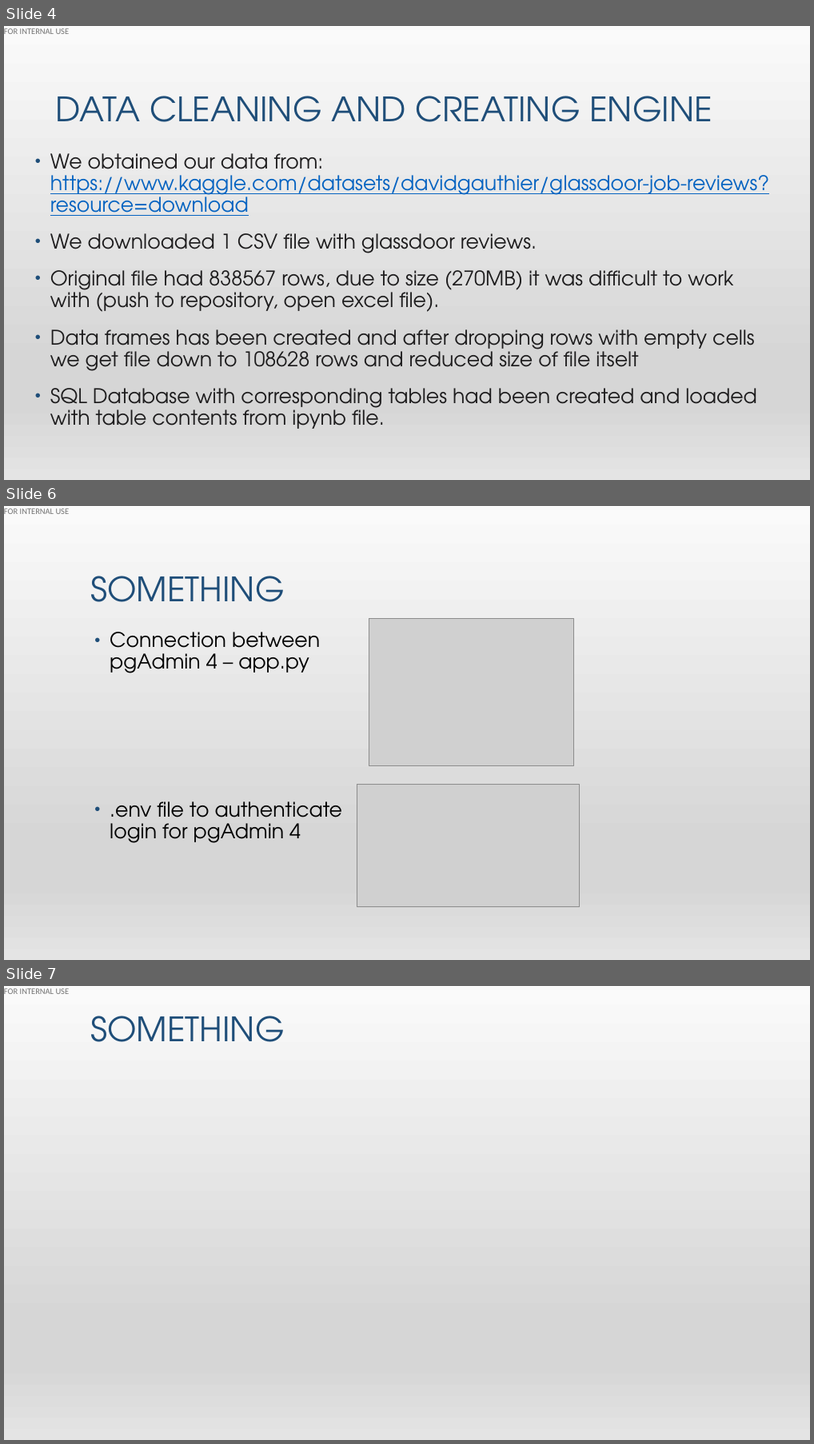
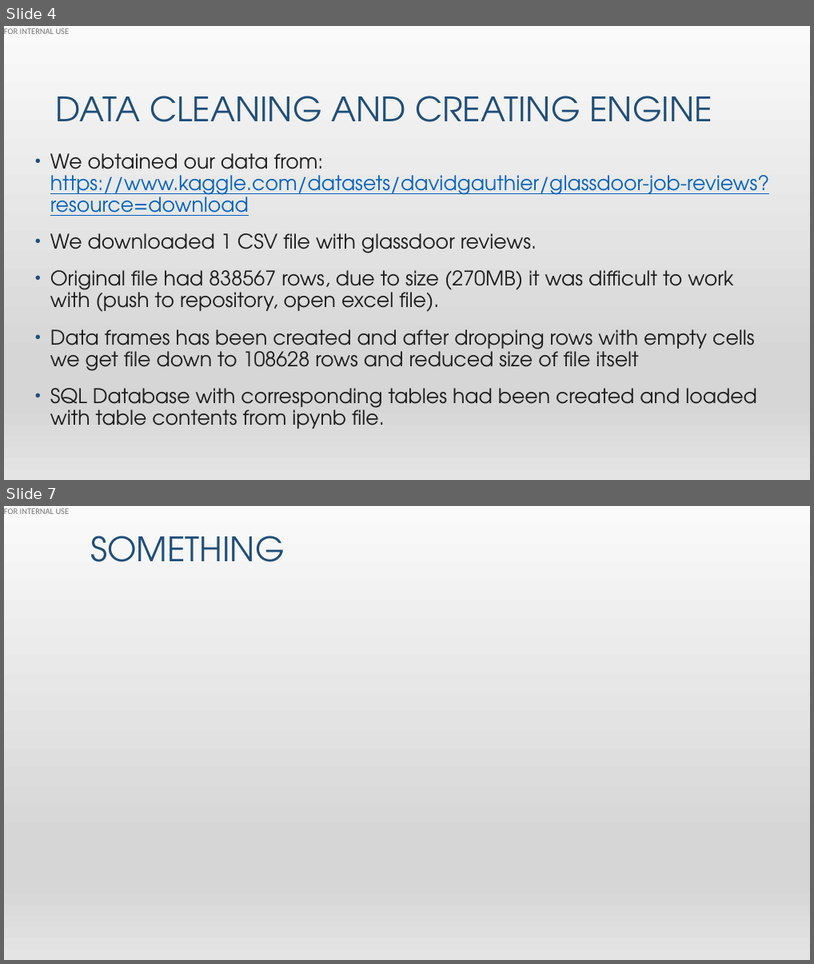
Before and after one commit to hibaa-a/MachineLearning_GlassdoorReviews, a slide deck: glassdoor_presentation.pptx. Shown one above the other, each under a label of ours: slides 4, 6 and 7 before the commit, slides 4 and 7 after it; the slides between them are not shown. The pictures are 814x1444 and 814x964 pixels, drawn with LibreOffice and Linux fonts; fonts in the diff are those of the drawing; grey boxes stand for pictures. Boxes give left, top, right and bottom in pixels: in the first picture for what was removed or moved away, otherwise in the second. Text is boxed around its words. In the diff, an @@ line names an element or a change of style, - is before the commit and + after.

```diff
--- a/glassdoor_presentation.pptx
+++ b/glassdoor_presentation.pptx
@@ slide 6 removed at [4,506,810,960], background gradient #F2F2F2 to #E7E6E6 to #FFFFFF to #D0CECE; not listed: 2 template elements that a slide beside it also shows @@
@@ title removed at [90,576,284,602] @@
-SOMETHING
@@ picture removed at [369,619,574,766] @@
@@ text removed at [110,632,343,843] @@
-• Connection between pgAdmin 4 – app.py
-• .env file to authenticate login for pgAdmin 4
@@ picture removed at [358,784,579,907] @@
```
Also in this commit, not shown: 3 slides changed, 1 slide added, 1 other file.
